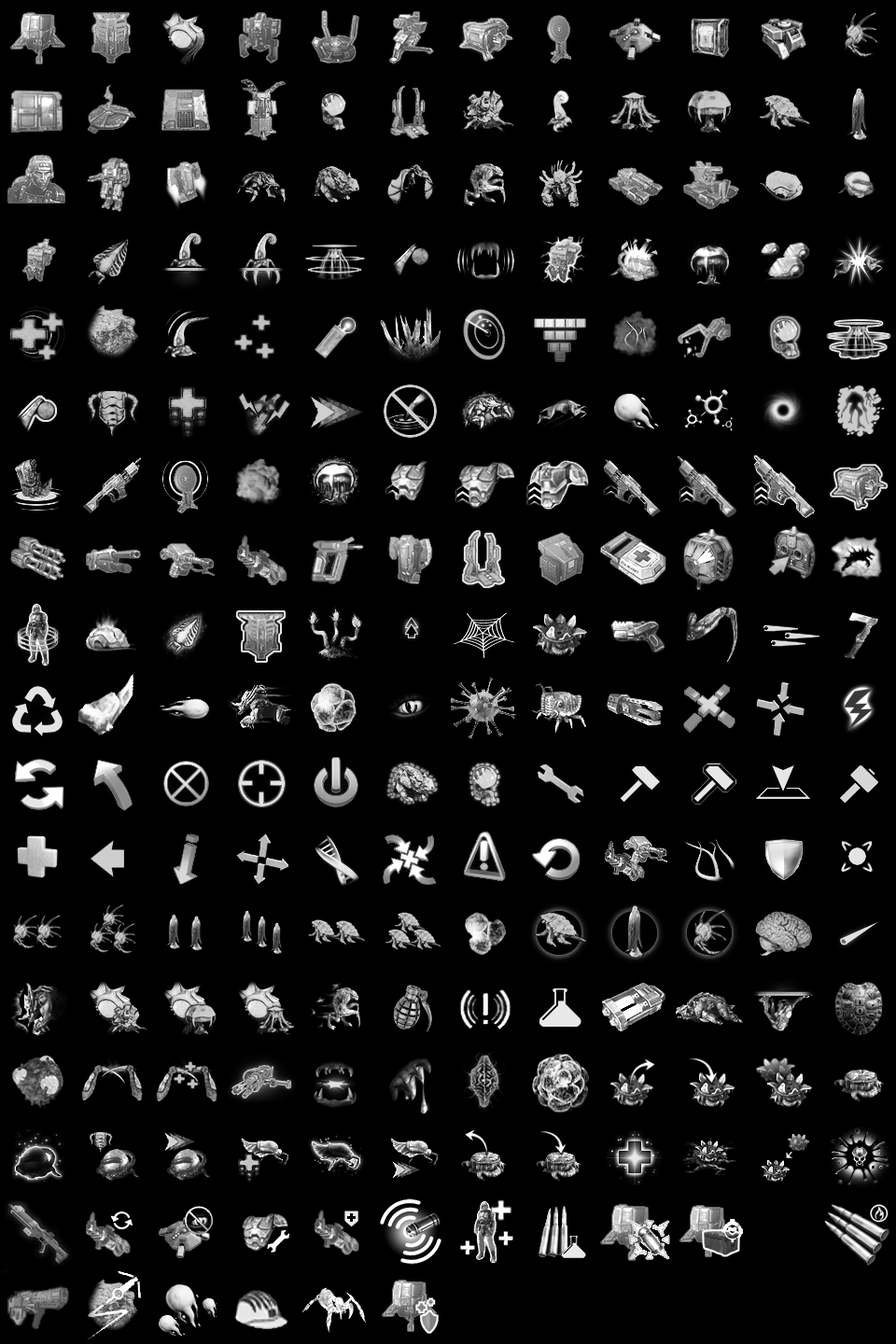
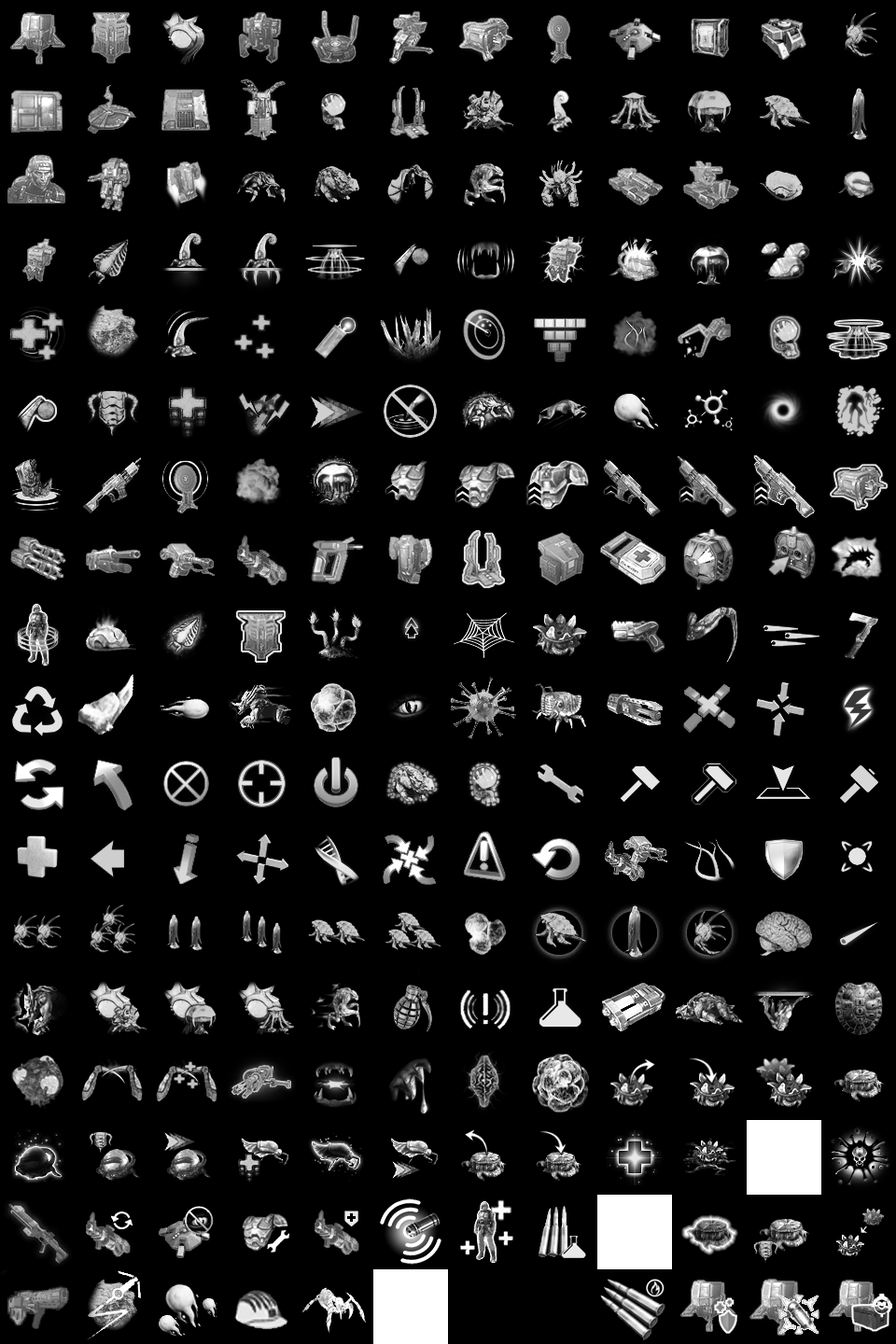
Comparing the layer stacks of the two 896×1344 images. Changes:
renamed "图层 2" to "图层 0", painted on it over [373, 1119, 892, 1344]
removed layer "图层 1" over [373, 1119, 892, 1344]
